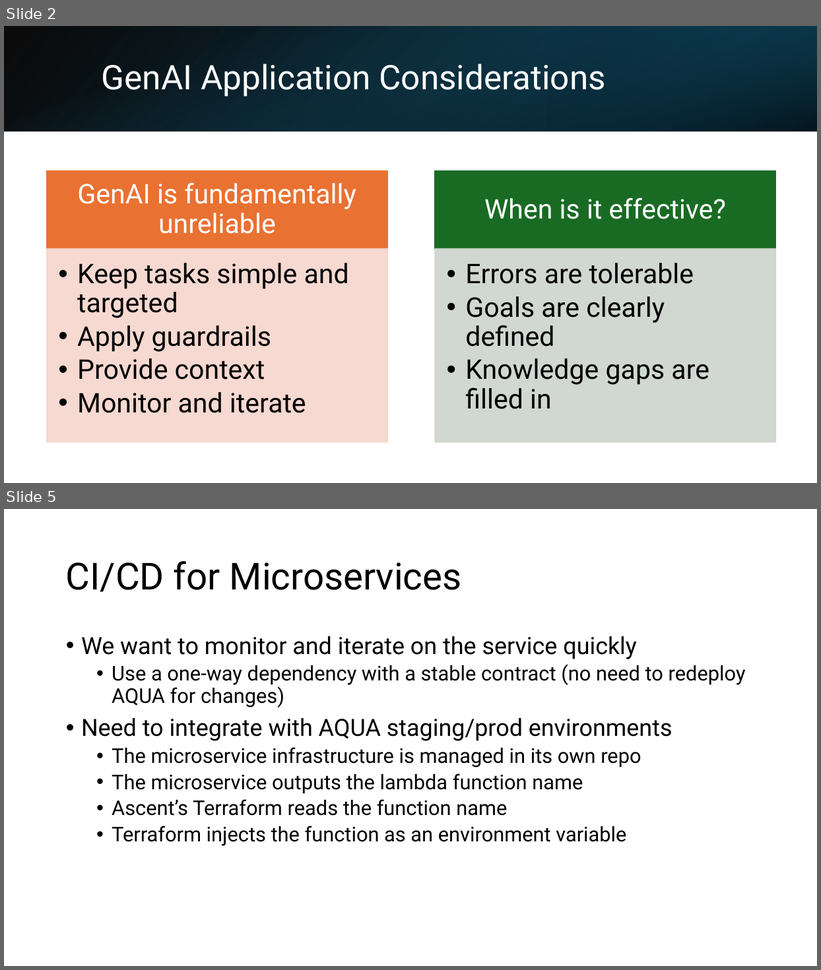
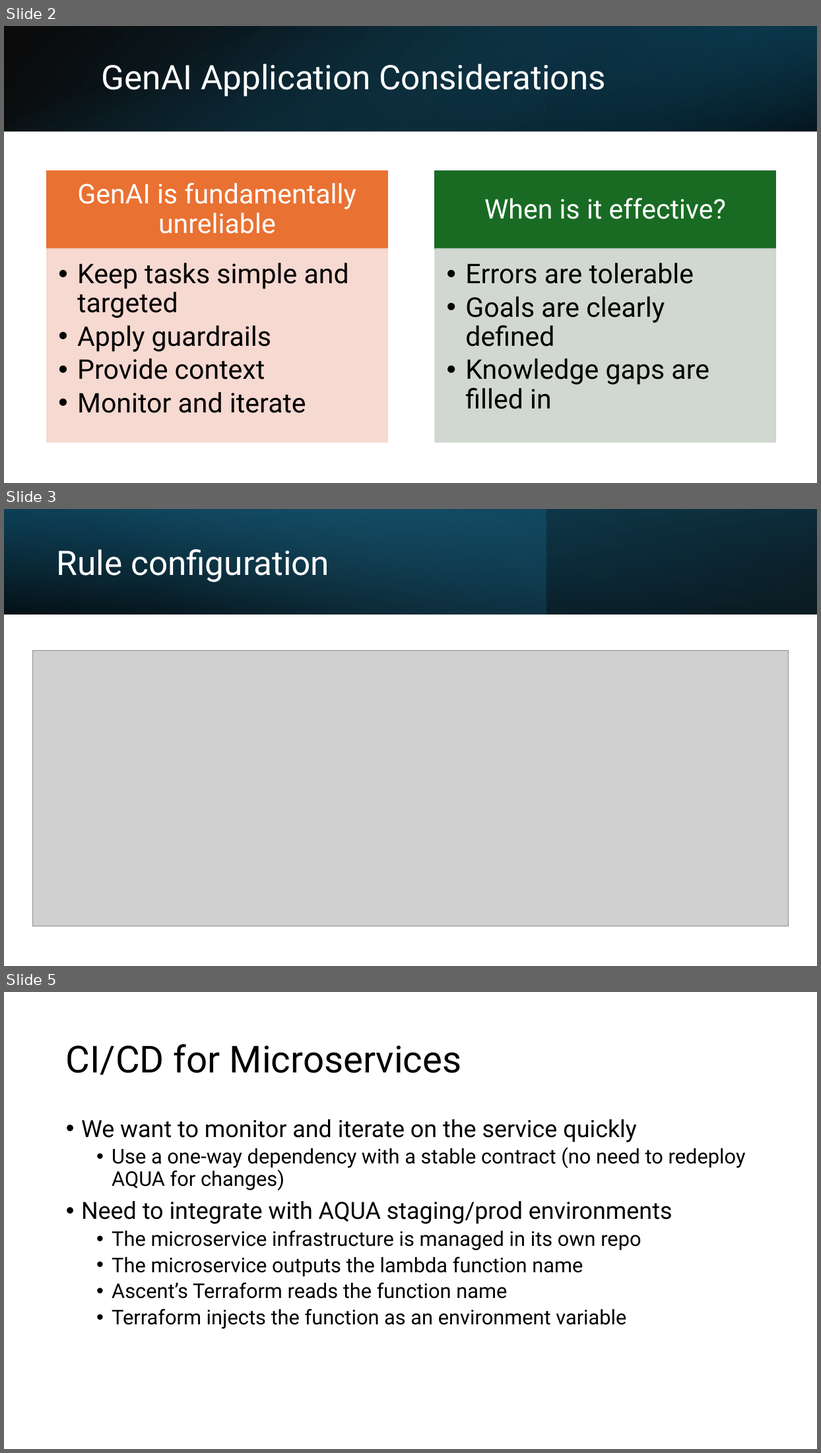
Before and after one commit to jonmontg/lambda-demo, a slide deck: presentation/Presentation.pptx. Shown one above the other, each under a label of ours: slides 2 and 5 before the commit, slides 2, 3 and 5 after it; the slides between them are not shown. The pictures are 821x970 and 821x1453 pixels, drawn with LibreOffice and Linux fonts; fonts in the diff are those of the drawing; grey boxes stand for pictures. Boxes give left, top, right and bottom in pixels: in the first picture for what was removed or moved away, otherwise in the second. Text is boxed around its words. In the diff, an @@ line names an element or a change of style, - is before the commit and + after.

```diff
--- a/presentation/Presentation.pptx
+++ b/presentation/Presentation.pptx
@@ slide 3 added at [4,509,817,966], background #FFFFFF @@
@@ rectangle added at [4,509,817,614], fill gradient #000000 to #104862 @@
@@ rectangle added at [4,509,547,614], fill gradient #156082 to #46B1E1 @@
@@ rectangle added at [4,509,817,614], fill gradient #000000 to #156082 @@
@@ title added at [57,549,329,582], 40 pt, text #FFFFFF @@
+Rule configuration
@@ picture added at [32,650,789,926] @@
```
Also in this commit, not shown: 2 slides changed, 1 slide removed, 10 other files.
